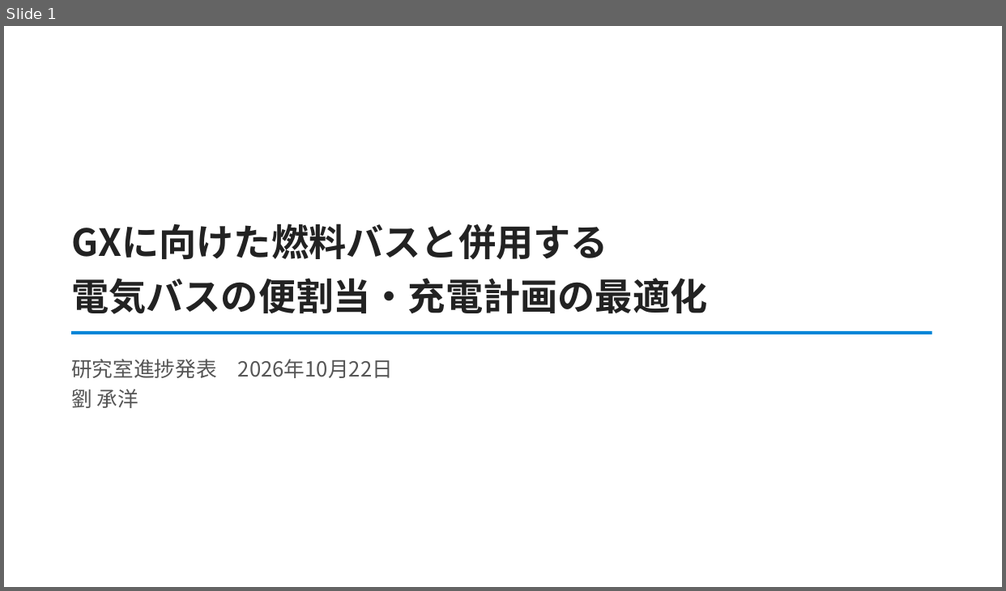
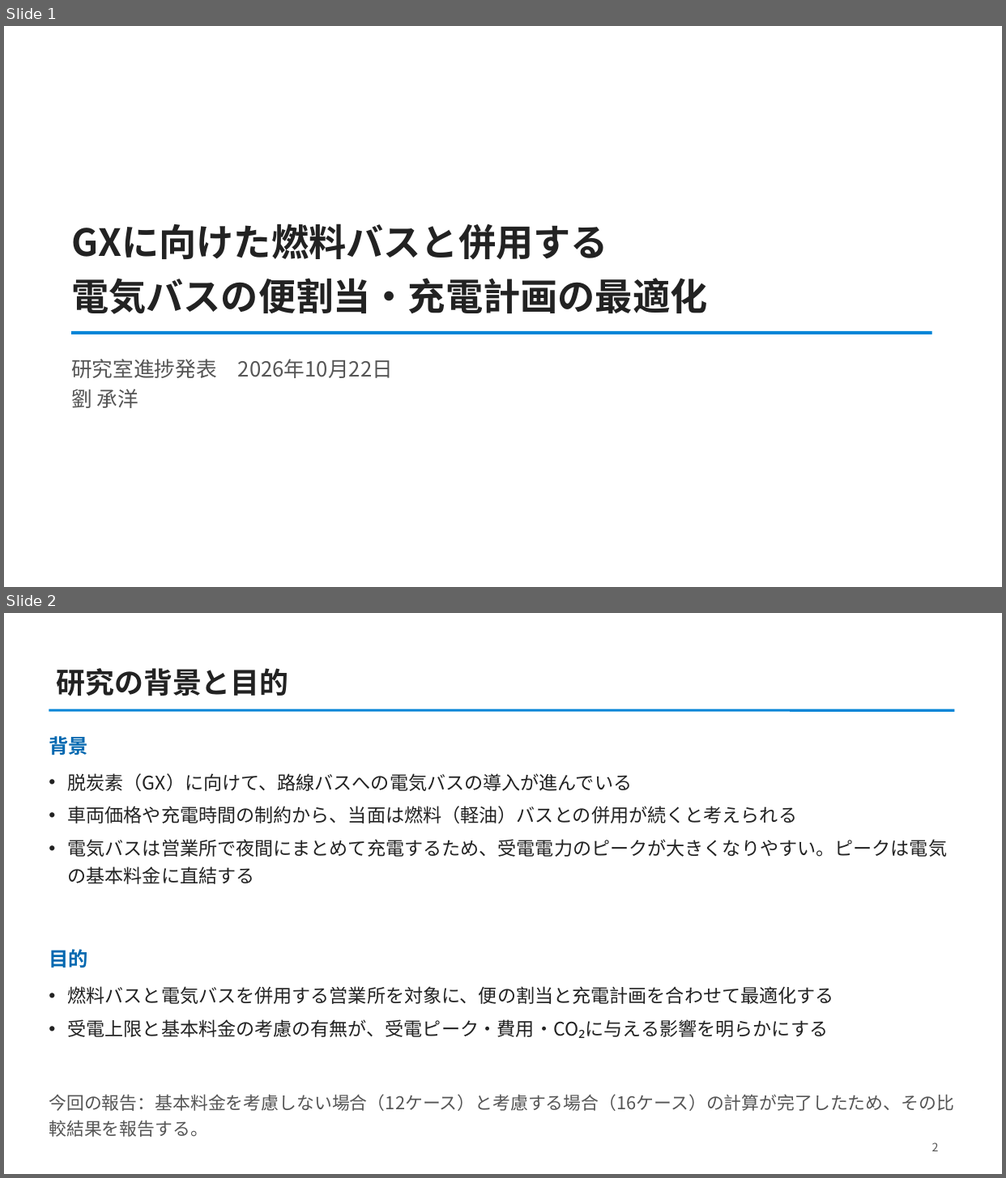
Before and after one commit to CYLIU2003/master-course, a slide deck: outcome/2026-10-22_lab_progress/lab_progress_20261022.pptx. Shown one above the other, each under a label of ours: slide 1 before the commit, slides 1 and 2 after it. The pictures are 1006x591 and 1006x1178 pixels, drawn with LibreOffice and Linux fonts; fonts in the diff are those of the drawing. Boxes give left, top, right and bottom in pixels: in the first picture for what was removed or moved away, otherwise in the second. Text is boxed around its words. In the diff, an @@ line names an element or a change of style, - is before the commit and + after.

```diff
--- a/outcome/2026-10-22_lab_progress/lab_progress_20261022.pptx
+++ b/outcome/2026-10-22_lab_progress/lab_progress_20261022.pptx
@@ slide 2 added at (4, 613, 1002, 1174), background #FFFFFF @@
@@ title added at (57, 668, 289, 696), 28 pt, text #222222, bold @@
+研究の背景と目的
@@ line added from (49, 710) to (955, 710), #0485D7 2.5 pt @@
@@ text added at (49, 736, 88, 756), 19 pt, text #0268B0, bold @@
+背景
@@ text added at (68, 773, 948, 884), 18 pt, text #222222 @@
+• 脱炭素（GX）に向けて、路線バスへの電気バスの導入が進んでいる
+• 車両価格や充電時間の制約から、当面は燃料（軽油）バスとの併用が続くと考えられる
+• 電気バスは営業所で夜間にまとめて充電するため、受電電力のピークが大きくなりやすい。ピークは電気の基本料金に直結する
@@ text added at (49, 949, 88, 968), 19 pt, text #0268B0, bold @@
+目的
@@ text added at (68, 986, 834, 1038), 18 pt, text #222222 @@
+• 燃料バスと電気バスを併用する営業所を対象に、便の割当と充電計画を合わせて最適化する
+• 受電上限と基本料金の考慮の有無が、受電ピーク・費用・CO₂に与える影響を明らかにする
@@ text added at (49, 1094, 954, 1137), 17 pt, text #555555 @@
+今回の報告：基本料金を考慮しない場合（12ケース）と考慮する場合（16ケース）の計算が完了したため、その比較結果を報告する。
@@ page number added at (932, 1143, 939, 1152), 11 pt, text #555555 @@
+2
```
Also in this commit, not shown: 9 slides changed, 1 other slide added, 1 slide removed, 1 other file.
